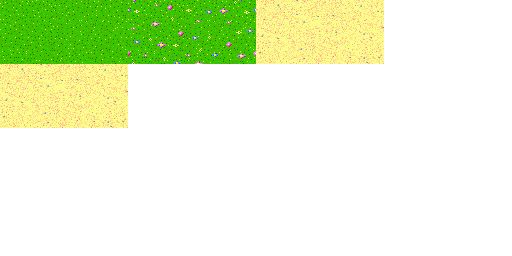
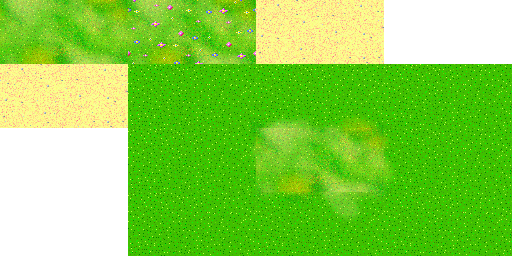
Before/after of a 512 x 256 layered artwork. What changed in the layer stack:
added layer "Ebene-Kopie" (59%) above "Ebene" over [0, 0, 398, 225]
added layer "Ebene" (hue, 61%) above "Hintergrund" over [0, 0, 398, 225]
painted on "Hintergrund" over [128, 64, 512, 256]
